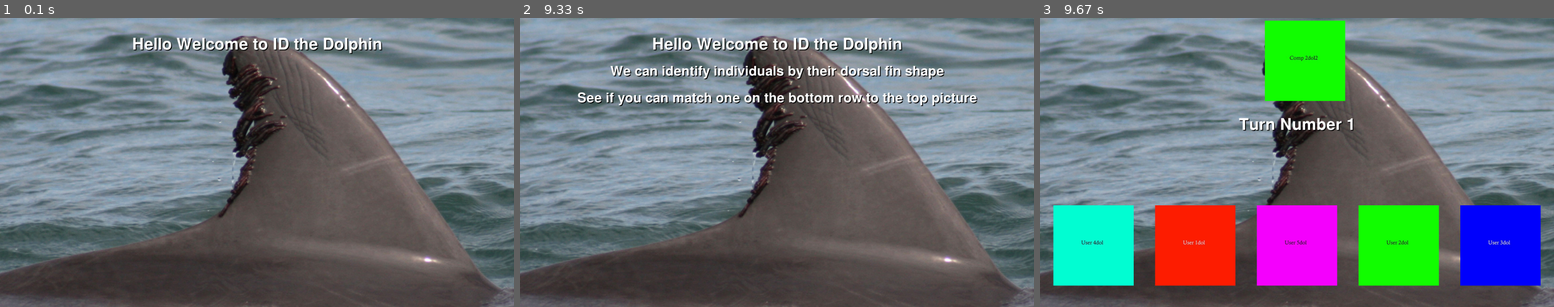
Above: before the commit, frames 1-3 (left to right).
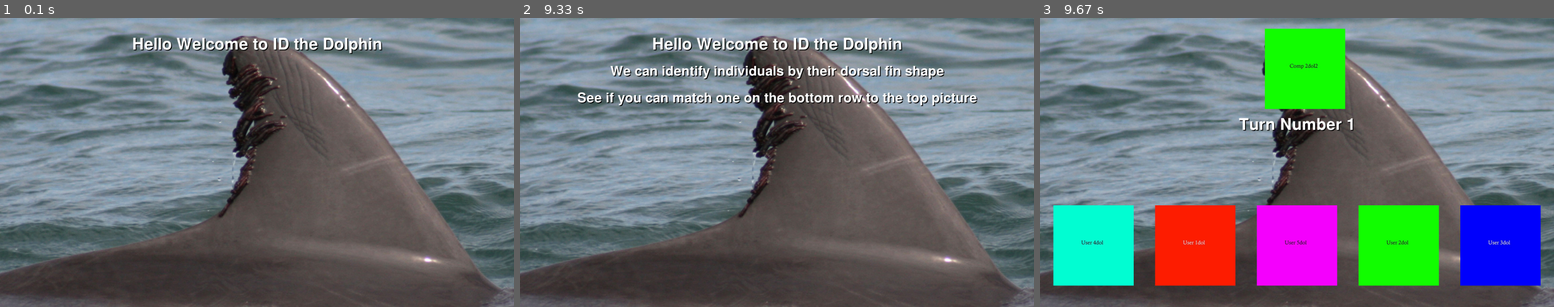
Above: after the commit, the same moments.

Repository: kpmn819/Dolphin-Project
Game: pygame game, started from did16-revise.py
Same seed, same stepped clock (60 frames per second), same inputs: the game is played once before the commit and once after it.
Inputs:
- Up to frame 1 (0.1 s): no input
- Up to frame 2 (9.33 s): no input
- Up to frame 3 (9.67 s): no input

Frames 1-2 are identical in both runs. In frame 3, 1.0% of the frame differs, in the area x 43-60%, y 0-32%.

Commit message:
cleaned up Capitilzation Portassign

Diff:
--- a/did16-revise.py
+++ b/did16-revise.py
@@ -1,17 +1,6 @@
 #!/usr/bin/python3
 
-# V DID6 changed name and moved pygame stuff
-# V6 got display working now going to rearrange
-# V7 long form font renders going to try to streamline
-# V8 got the screens working
-# V9 attempt to detect mouse clicks
-# V9 mouse clicks good tried to center text, no good
-# V10 working version, need to add escape timeout
-# V11 larger pictures in graphics folder
-# V12 got time_out delay working had to extend to 40 seconds so as not to time out early
-# V13 added drop shadow, for now it is fixed at 3 but could be passed to font_process
-# V15 adding pay input
-# V16 cleaned up polling for free vs pay input
+
 # V16 now under GIT control
 
 # IMPORTS START --------------------------------------------------
@@ -36,10 +25,8 @@
 resp = 0
 free = False # playing for free flag
 win = False # winner flag
-payout = 33
-
-
- # percentage of losers
+payout = 33 # percentage of winners
+
 image_centerx = 960
 image_centery = 540
 
@@ -47,17 +34,14 @@
 # VARIABLE INITIALIZE END _________________________________________
 
 # GPIO PORTS START ------------------------------------------------
-    # Define Ports if PortList starts with a 0 it is output
-    # if it starts with a 1 it is input
+# Define Ports if portList starts with a 0 it is output
+# if it starts with a 1 it is input
 # Port assignments 1 [in,4-B1,17-B2,27-B3,22-B4,5-B5,6-Rst]
-PortList = [1,4,17,27,22,5,6]
+portList = [1,4,17,27,22,5,6]
 # Port assignments 2 [in,13-Free,26-Pay]
-PortList2 = [1,13,26]
+portList2 = [1,13,26]
 # Port assignments 3 [out, 23-Bell, 16 Lights]
-PortList3 = [0, 23, 16]
-
-
-
+portList3 = [0, 23, 16]
 # GPIO PORT END ___________________________________________________
 
 # DEFINE CLASES START ---------------------------------------------
@@ -124,16 +108,16 @@
     pygame.display.flip()
 
     # Select if this is a paid or free play
-    while GPIO.input(PortList2[1]) == GPIO.HIGH and GPIO.input(PortList2[2]) == GPIO.HIGH:
+    while GPIO.input(portList2[1]) == GPIO.HIGH and GPIO.input(portList2[2]) == GPIO.HIGH:
         sleep(.05)
         #print('in pay detection')
-        if GPIO.input(PortList2[1]) == GPIO.LOW:
+        if GPIO.input(portList2[1]) == GPIO.LOW:
             sleep(.08)
             free = True
             win = False
             print('Free Play')
 
-        if GPIO.input(PortList2[2]) == GPIO.LOW:
+        if GPIO.input(portList2[2]) == GPIO.LOW:
             print('PLAYBACK SHOULD HAPPEN')
             sleep(.08)
             free = False
@@ -215,7 +199,7 @@
     shuffle(display_pics)  # scramble them these are the index numbers
     # use display_pic to put up that pic on top (chalange pic)
     # use rnums to show all pics on bottom (computer pics)
-    GPIO.output(PortList3[2], True) # turn on the button lights
+    GPIO.output(portList3[2], True) # turn on the button lights
 
 
     # ========= Loop Start ============
@@ -273,16 +257,16 @@
         font_process(75,'You are a WINNER!!',red, 100, 600)
         font_process(75,'Please see one of our Staff for your prize',red, 100, 700)
         play_sound('fanfare.mp3', 1)
-        GPIO.output(PortList3[1], True) # turn on the bell
+        GPIO.output(portList3[1], True) # turn on the bell
         sleep(1)
-        GPIO.output(PortList3[1], False) # turn it off
+        GPIO.output(portList3[1], False) # turn it off
 
 
     if not win and not free:
         font_process(60,'Sorry, you are not a winner this time', blue, 100, 600)
 
     pygame.display.flip()
-    GPIO.output(PortList3[2], False) # turn off the button lights
+    GPIO.output(portList3[2], False) # turn off the button lights
 
     #  add delay here
     sleep(5)
@@ -297,11 +281,11 @@
         end_time = time()
         # run through all assigned pins
         # we start with an index of 1 to skip the Input/Output selector
-        for index in range(1, len(PortList)):
-            sleep(.03) # debounce time
-            if GPIO.input(PortList[index]) == GPIO.LOW:
-                ans = PortList[index] # first pull the value
-                ans = PortList.index(PortList[index]) -1 # then locate it in the list
+        for index in range(1, len(portList)):
+            #sleep(.03) # debounce time
+            if GPIO.input(portList[index]) == GPIO.LOW:
+                ans = portList[index] # first pull the value
+                ans = portList.index(portList[index]) -1 # then locate it in the list
                 print('Button Press: ',str(ans))
                 # special case to reset DOESN'T WORK
                 if ans == 5:
@@ -369,7 +353,7 @@
     comp_pic = [cw1, cw2, cw3, cw4, cw5]
 
     # display the challenge pic
-    display.blit(comp_pic[display_me],(840,10)) # Challange pic location
+    display.blit(comp_pic[display_me],(840,40)) # Challange pic location
     # display the other pictures from list on bottom
     choicesx = 50
     choicesy = 700
@@ -403,11 +387,11 @@
 size = (screen_width, screen_height)
 
 # assign I/O ports
-portassign(PortList) # main buttons
-portassign(PortList2) # free or pay
-portassign(PortList3) # output for bell and lights relays
-GPIO.output(PortList3[1], False) # no bell
-GPIO.output(PortList3[2], False) # no lights
+portassign(portList) # main buttons
+portassign(portList2) # free or pay
+portassign(portList3) # output for bell and lights relays
+GPIO.output(portList3[1], False) # no bell
+GPIO.output(portList3[2], False) # no lights
 
 # for developement uncomment the line below
 #display = pygame.display.set_mode(size)
